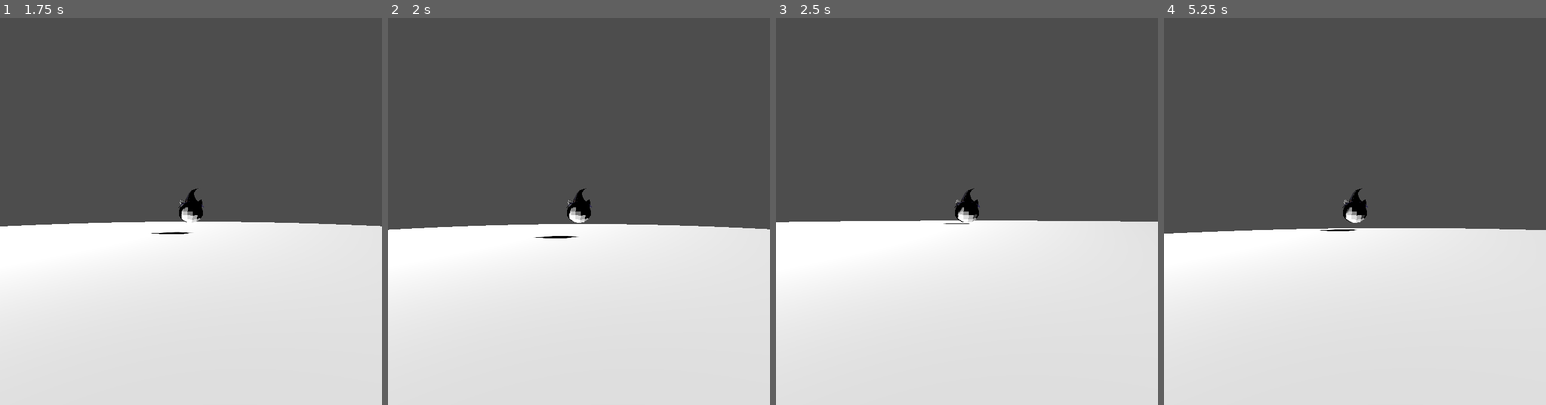
Above: before the commit, frames 1-4 (left to right).
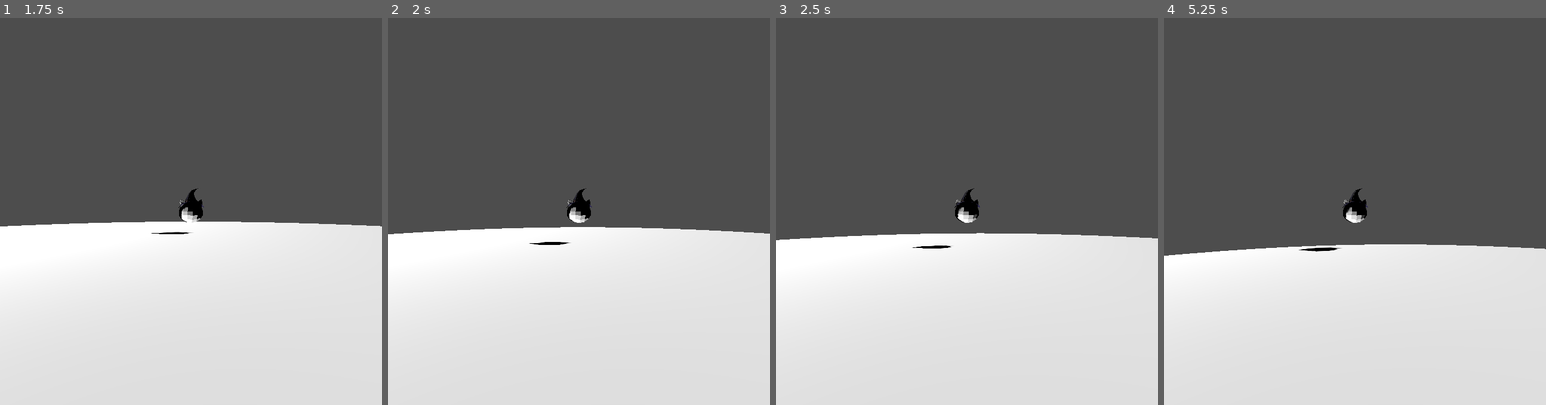
Above: after the commit, the same moments.

Repository: XMNNguyen/Godot-Wild-Jam-92
Game: Godot game, scene res://Scenes/main.tscn
Same seed, same stepped clock (60 frames per second), same inputs: the game is played once before the commit and once after it.
Inputs (mouse positions are in pixels of both pictures, inside the frame that each line leads up to):
- Up to frame 1 (1.75 s): move the mouse to (210, 211) at 0.52 s; hold W (move_up) from 0.53 s (still down); tap Space (jump) at 0.6, 0.77, 1.07, 1.35, 1.52 s; move the mouse to (171, 211) at 1.27 s
- Up to frame 2 (2 s): keep holding W (move_up); tap Space (jump) at 1.82 s
- Up to frame 3 (2.5 s): keep holding W (move_up); move the mouse to (974, 203) at 2.02 s; tap Space (jump) at 2.1 s
- Up to frame 4 (5.25 s): keep holding W (move_up); tap Enter at 2.75 s; move the mouse to (1351, 219) at 2.77 s; tap Space (jump) at 2.85, 3.02, 3.32, 3.6, 3.77, 4.07, 4.35, 4.52, 4.82, 5.1 s; move the mouse to (1385, 215) at 3.52 s; move the mouse to (1324, 207) at 4.27 s; move the mouse to (1358, 211) at 5.02 s

Frame 1 is identical in both runs. In frame 2, 1.1% of the frame differs, in the area x 0-100%, y 47-59%; in frame 3, 3.8%; in frame 4, 4.7%, in the area x 0-100%, y 47-62%.

Commit message:
added double jumps

Diff:
--- a/godot-wild-jam-92/Scripts/player.gd
+++ b/godot-wild-jam-92/Scripts/player.gd
@@ -5,7 +5,8 @@
 @export var GRAVITY : float = 500
 @export var CAMERA_ZOOM_RATIO : float = 0.75
 
-var score = 0
+var score := 0
+var num_jumps := 2
 
 func _ready() -> void:
 	#signals.killed_mob.connect(increase_score)
@@ -18,17 +19,19 @@
 
 	# Handle jump.
 	# player cant be hurt in air and can only kill in air
-	if Input.is_action_just_pressed("jump") and is_on_floor():
+	if Input.is_action_just_pressed("jump") and num_jumps < 2:
 		$Hitbox.monitoring = true
 		$Hitbox.monitorable = true
 		$Hurtbox.monitoring = false
 		$Hurtbox.monitorable = false
 		velocity.y = JUMP_VELOCITY
+		num_jumps += 1
 	elif is_on_floor():
 		$Hitbox.monitoring = false
 		$Hitbox.monitorable = false
 		$Hurtbox.monitoring = true
 		$Hurtbox.monitorable = true
+		num_jumps = 0
 
 	# Get the input direction and handle the movement/deceleration.
 	var input_dir := Input.get_vector("move_left", "move_right", "move_up", "move_down")
